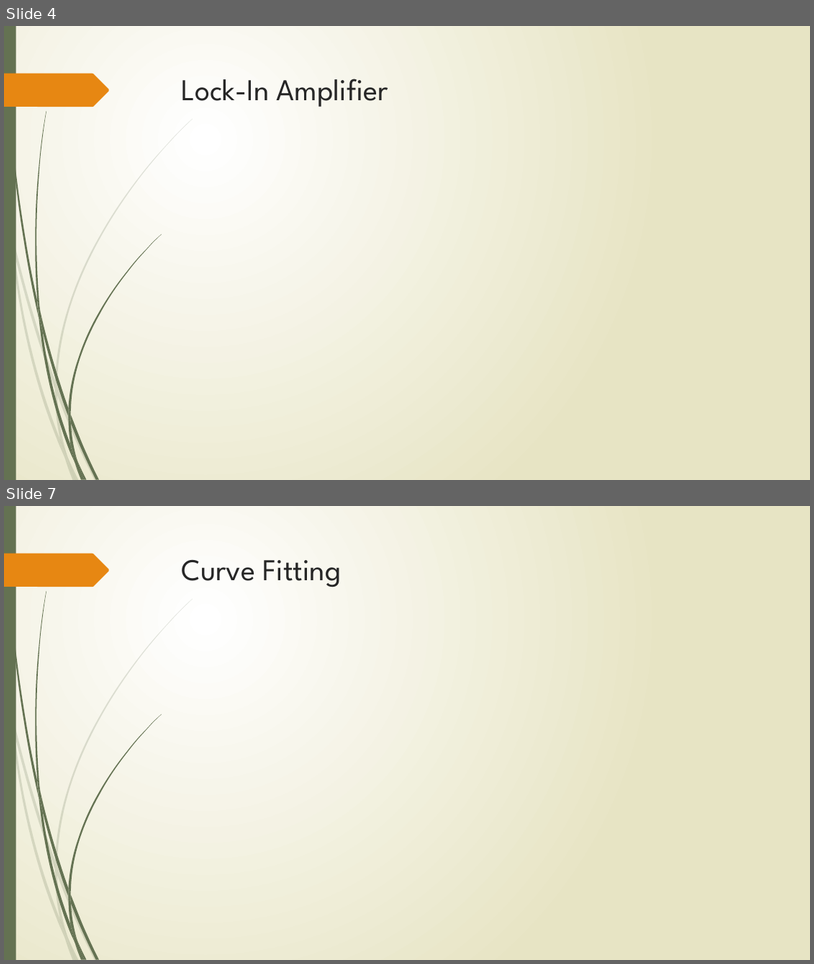
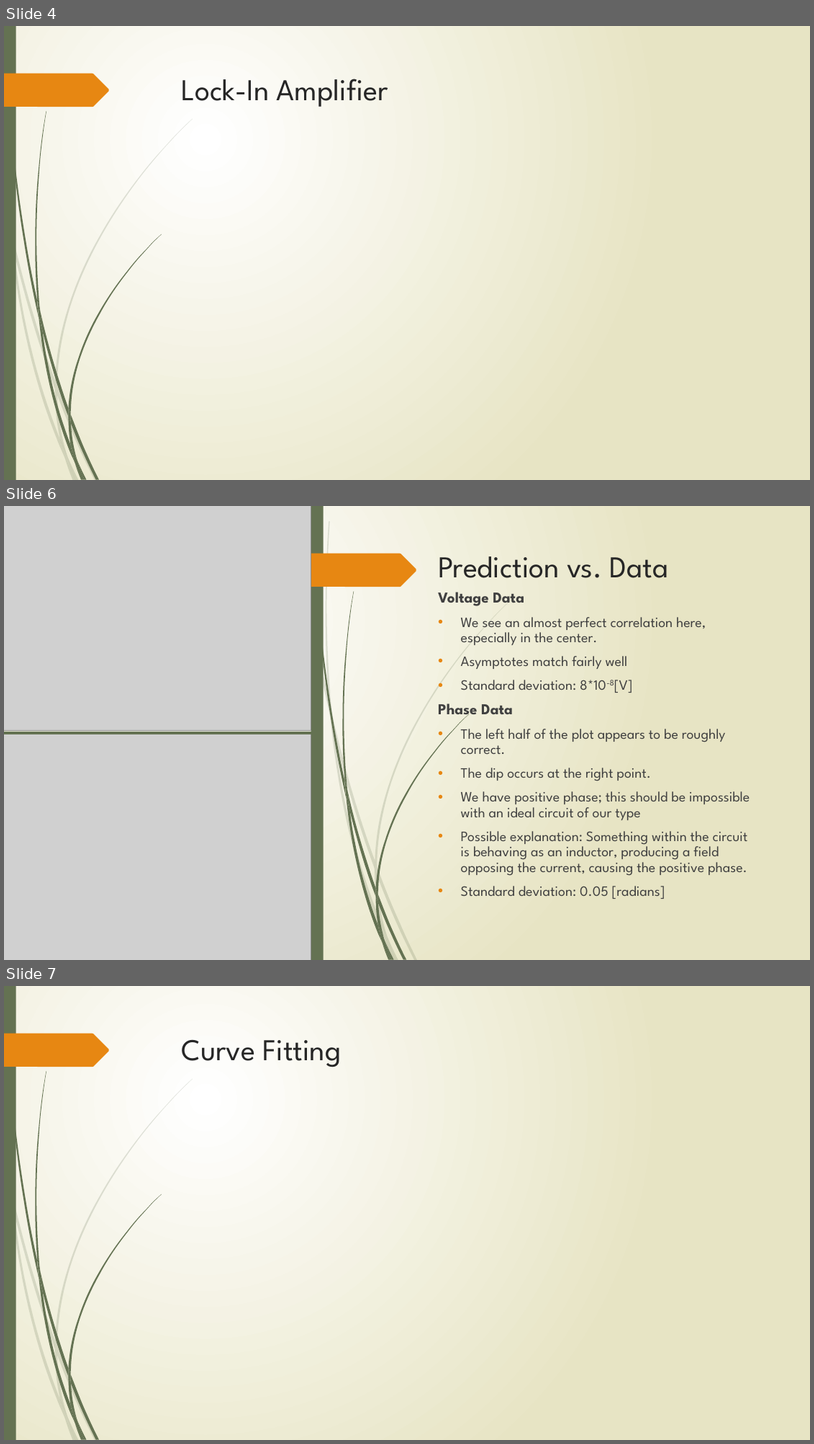
Before and after one commit to gerudo7/Junior-Lab, a slide deck: Impedance Spectroscopy/Presentation - Impedance Spectroscopy.pptx. Shown one above the other, each under a label of ours: slides 4 and 7 before the commit, slides 4, 6 and 7 after it; the slides between them are not shown. The pictures are 814x964 and 814x1444 pixels, drawn with LibreOffice and Linux fonts; fonts in the diff are those of the drawing; grey boxes stand for pictures. Boxes give left, top, right and bottom in pixels: in the first picture for what was removed or moved away, otherwise in the second. Text is boxed around its words. In the diff, an @@ line names an element or a change of style, - is before the commit and + after.

```diff
--- a/Impedance Spectroscopy/Presentation - Impedance Spectroscopy.pptx
+++ b/Impedance Spectroscopy/Presentation - Impedance Spectroscopy.pptx
@@ slide 6 added at box(4, 506, 810, 960), background gradient #FFFFFF to #E8E6C4; not listed: 17 template elements that a slide beside it also shows @@
@@ rectangle added at box(4, 506, 810, 960), fill gradient #FFFFFF to #E8E6C4 @@
@@ picture added at box(4, 506, 311, 731) @@
@@ rectangle added at box(311, 506, 324, 960), fill #647252 @@
@@ freeform shape added at box(311, 554, 417, 587), fill #E78712 @@
@@ title added at box(438, 556, 669, 578), 36 pt, text #262626 @@
+Prediction vs. Data
@@ text added at box(438, 592, 750, 898), 17 pt, text #404040 @@
+Voltage Data
+• We see an almost perfect correlation here, especially in the center.
+• Asymptotes match fairly well
+• Standard deviation: 8*10-8[V]
+Phase Data
+• The left half of the plot appears to be roughly correct.
+• The dip occurs at the right point.
+• We have positive phase; this should be impossible with an ideal circuit of our type
+• Possible explanation: Something within the circuit is behaving as an inductor, producing a field opposing the current, causing the positive phase.
+• Standard deviation: 0.05 [radians]
@@ picture added at box(4, 733, 311, 960) @@
@@ line added from (4, 733) to (311, 733), #647252 4 pt @@
@@ group added at box(313, 506, 469, 960): 12 freeform shapes @@
@@ group added at box(324, 521, 513, 960): 12 freeform shapes @@
```
Also in this commit, not shown: 3 slides changed, 1 slide removed.
